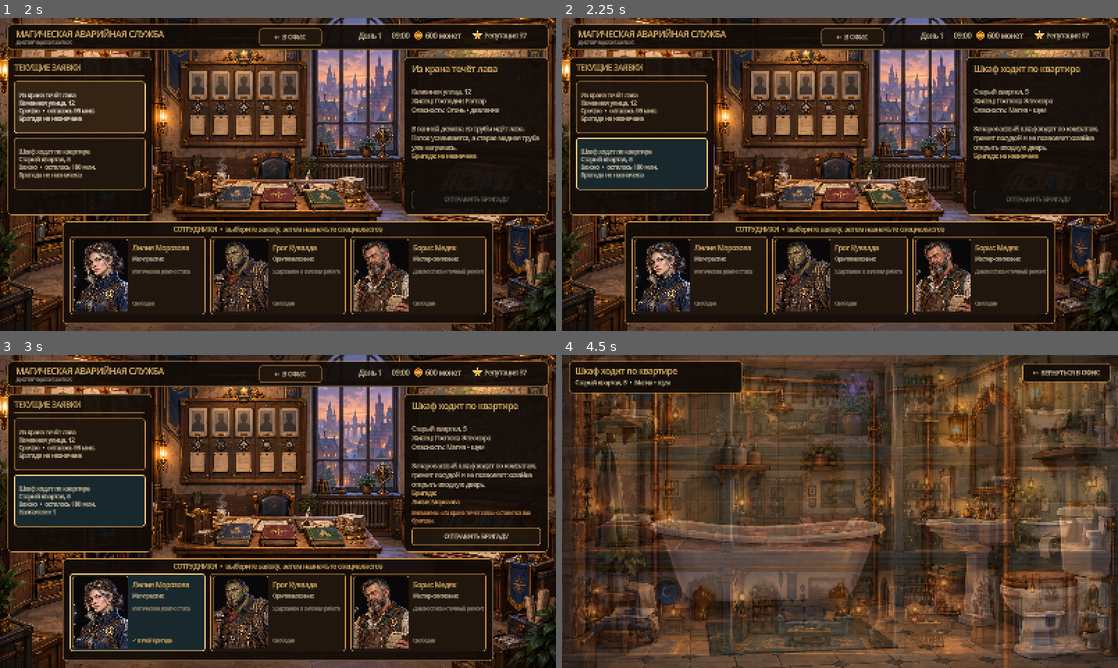
Above: before the commit, frames 1-4 (two rows, left to right).
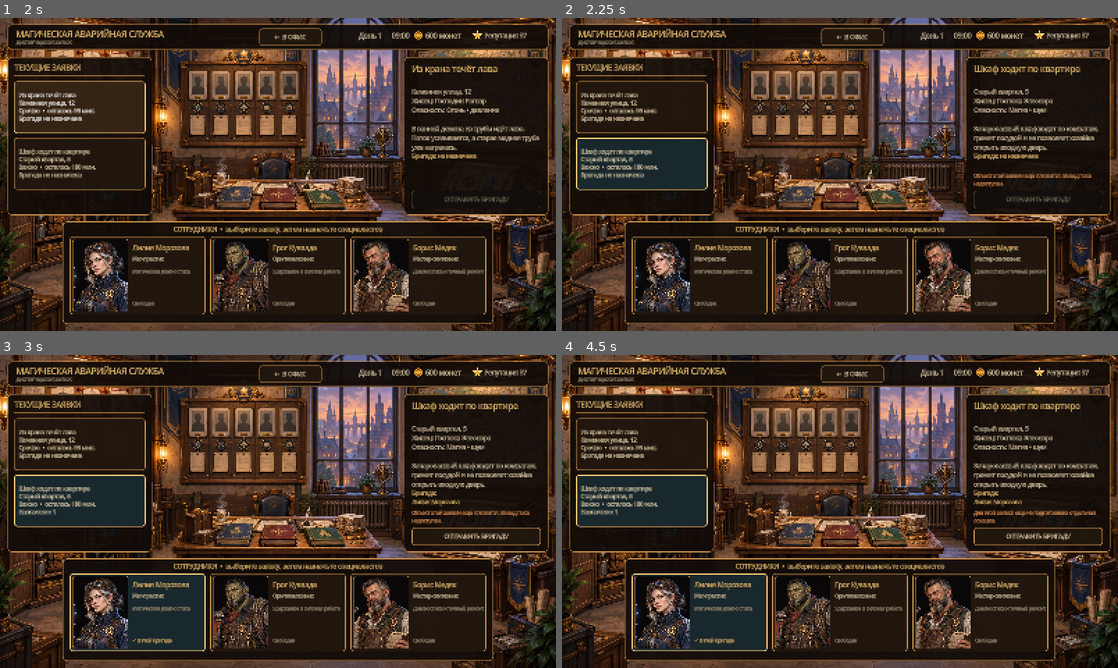
Above: after the commit, the same moments.

Repository: Dasha1532/MagicEmergencyService
Game: Godot game, scene res://scenes/TitleScreen.tscn
Two runs of this game, one before a commit and one after it. Both use one fixed random seed, a clock stepped at 60 frames per second and the inputs below.
Inputs (mouse positions are in pixels of both pictures, inside the frame that each line leads up to):
- Up to frame 1 (2 s): click "＋ НОВАЯ ИГРА" at 0.5 s; click "Из крана течёт лава Каменная …" at 1.25 s
- Up to frame 2 (2.25 s): click "Шкаф ходит по квартире Старый…" at 2 s
- Up to frame 3 (3 s): click "Лилия Морозова" at 2.75 s
- Up to frame 4 (4.5 s): click "ОТПРАВИТЬ БРИГАДУ" at 3.5 s; click (1062, 401) at 4.27 s

Frame 1 is identical in both runs. In frame 2, 0.3% of the frame differs, in the area x 74-96%, y 49-55%; in frame 3, 0.2%; in frame 4, 82%, in the area x 0-100%, y 0-100%.

Commit message:
Persist repair state by job

Diff:
--- a/scripts/game_state.gd
+++ b/scripts/game_state.gd
@@ -4,7 +4,7 @@
 
 const STARTING_EMPLOYEES: PackedStringArray = ["liliya", "grog", "boris"]
 const EMPLOYEE_ORDER: PackedStringArray = ["liliya", "grog", "boris", "nika", "felix"]
-const SAVE_VERSION: int = 3
+const SAVE_VERSION: int = 4
 const SAVE_PATH: String = "user://savegame.json"
 const SUPPLY_ITEMS: Dictionary = {
 	&"animation_kit": {
@@ -35,6 +35,7 @@
 var completed_job_ids: PackedStringArray = PackedStringArray()
 var job_reports: Array = []
 var pending_job_report: Dictionary = {}
+var job_repair_states: Dictionary = {}
 
 var employees: Dictionary = {
 	&"liliya": {
@@ -132,6 +133,7 @@
 		"time_left": 95,
 		"danger": "Огонь • давление",
 		"base_reward": 500,
+		"repair_scene": "res://scenes/RepairHouse.tscn",
 		"assigned": PackedStringArray(),
 	},
 	&"walking_wardrobe": {
@@ -143,6 +145,7 @@
 		"time_left": 180,
 		"danger": "Магия • шум",
 		"base_reward": 420,
+		"repair_scene": "",
 		"assigned": PackedStringArray(),
 	},
 }
@@ -287,8 +290,35 @@
 	return {}
 
 
+func get_job_repair_scene(job_id: StringName) -> String:
+	if not jobs.has(job_id):
+		return ""
+	return str(jobs[job_id].get("repair_scene", ""))
+
+
+func get_active_job_repair_scene() -> String:
+	return get_job_repair_scene(active_job_id)
+
+
+func get_job_repair_state(job_id: StringName) -> Dictionary:
+	var state: Variant = job_repair_states.get(String(job_id), {})
+	if state is Dictionary:
+		var state_dictionary: Dictionary = state
+		return state_dictionary.duplicate(true)
+	return {}
+
+
+func set_job_repair_state(job_id: StringName, repair_state: Dictionary) -> void:
+	if not jobs.has(job_id) or completed_job_ids.has(String(job_id)):
+		return
+	job_repair_states[String(job_id)] = repair_state.duplicate(true)
+	state_changed.emit()
+
+
 func begin_job(job_id: StringName) -> bool:
 	if not jobs.has(job_id) or completed_job_ids.has(String(job_id)):
+		return false
+	if get_job_repair_scene(job_id).is_empty():
 		return false
 	var assigned: PackedStringArray = jobs[job_id]["assigned"]
 	if assigned.is_empty():
@@ -332,6 +362,7 @@
 		"actions": result.get("actions", []),
 	}
 	job_reports.append(pending_job_report.duplicate(true))
+	job_repair_states.erase(String(completed_id))
 	active_job_id = &""
 	_update_employee_statuses()
 	state_changed.emit()
@@ -362,6 +393,7 @@
 	completed_job_ids = PackedStringArray()
 	job_reports = []
 	pending_job_report = {}
+	job_repair_states = {}
 
 	for job_id: StringName in jobs:
 		var job: Dictionary = jobs[job_id]
@@ -416,6 +448,7 @@
 		"completed_job_ids": Array(completed_job_ids),
 		"job_reports": job_reports,
 		"pending_job_report": pending_job_report,
+		"job_repair_states": job_repair_states,
 		"job_assignments": job_assignments,
 		"employee_progress": employee_progress,
 	}
@@ -454,6 +487,8 @@
 	selected_job_id = loaded_selected if jobs.has(loaded_selected) else &"lava_leak"
 	var loaded_active := StringName(save_data.get("active_job_id", ""))
 	active_job_id = loaded_active if jobs.has(loaded_active) else &""
+	if not active_job_id.is_empty() and get_active_job_repair_scene().is_empty():
+		active_job_id = &""
 
 	owned_supply_items = PackedStringArray()
 	var loaded_supply_items: Array = save_data.get("owned_supply_items", [])
@@ -483,6 +518,16 @@
 	else:
 		pending_job_report = {}
 
+	job_repair_states = {}
+	var loaded_repair_states: Variant = save_data.get("job_repair_states", {})
+	if loaded_repair_states is Dictionary:
+		for loaded_job_id: Variant in loaded_repair_states:
+			var repair_job_id := StringName(str(loaded_job_id))
+			var loaded_state: Variant = loaded_repair_states[loaded_job_id]
+			if jobs.has(repair_job_id) and not completed_job_ids.has(String(repair_job_id)) and loaded_state is Dictionary:
+				var loaded_state_dictionary: Dictionary = loaded_state
+				job_repair_states[String(repair_job_id)] = loaded_state_dictionary.duplicate(true)
+
 	var job_assignments: Dictionary = save_data.get("job_assignments", {})
 	for job_id: StringName in jobs:
 		var job: Dictionary = jobs[job_id]
--- a/scripts/office_dashboard.gd
+++ b/scripts/office_dashboard.gd
@@ -908,7 +908,9 @@
 		assignment_label.text = "Бригада:\n%s" % ", ".join(names)
 
 	warning_label.text = ""
-	if not assigned.is_empty():
+	if game_state.get_job_repair_scene(selected_job_id).is_empty():
+		warning_label.text = "Объект этой заявки ещё готовится. Выезд пока недоступен."
+	elif not assigned.is_empty():
 		for other_job_id: StringName in game_state.jobs:
 			if other_job_id == selected_job_id:
 				continue
@@ -932,8 +934,12 @@
 
 
 func _depart() -> void:
+	var repair_scene: String = game_state.get_job_repair_scene(selected_job_id)
+	if repair_scene.is_empty():
+		warning_label.text = "Для этой заявки ещё не подготовлена отдельная локация."
+		return
 	if game_state.begin_job(selected_job_id):
-		get_tree().change_scene_to_file("res://scenes/RepairHouse.tscn")
+		get_tree().change_scene_to_file(repair_scene)
 
 
 func _panel(panel_position: Vector2, panel_size: Vector2, radius: int) -> Panel:
--- a/scripts/pause_menu.gd
+++ b/scripts/pause_menu.gd
@@ -214,8 +214,9 @@
 	overlay.visible = false
 	get_tree().paused = false
 	var target_scene := "res://scenes/main.tscn"
-	if not game_state.active_job_id.is_empty():
-		target_scene = "res://scenes/RepairHouse.tscn"
+	var repair_scene: String = game_state.get_active_job_repair_scene()
+	if not repair_scene.is_empty():
+		target_scene = repair_scene
 	get_tree().change_scene_to_file(target_scene)
 
 
--- a/scripts/repair_house.gd
+++ b/scripts/repair_house.gd
@@ -17,6 +17,7 @@
 @onready var repair_hud: Control = $Interface/RepairHUD
 @onready var feedback_panel: Panel = $Interface/ActionFeedback
 @onready var feedback_label: Label = $Interface/ActionFeedback/Message
+@onready var game_state: Node = get_node("/root/GameState")
 
 var simulation: RepairSimulation
 var selected_tool_id: StringName = &"freeze"
@@ -24,7 +25,11 @@
 
 
 func _ready() -> void:
+	if game_state.active_job_id != &"lava_leak":
+		get_tree().change_scene_to_file("res://scenes/main.tscn")
+		return
 	simulation = RepairSimulationScript.new()
+	simulation.load_state(game_state.get_job_repair_state(game_state.active_job_id))
 	_configure_buttons()
 	bathroom_hotspot.pressed.connect(_open_bathroom)
 	back_to_house_button.pressed.connect(_show_house_overview)
@@ -34,7 +39,7 @@
 	lava_faucet.selected.connect(_apply_selected_action)
 	selected_tool_id = tool_bar.get_selected_tool_id()
 	selected_employee_id = repair_hud.get_selected_employee_id()
-	repair_hud.set_completion_ready(false)
+	_restore_repair_state()
 	_show_house_overview(false)
 
 
@@ -122,15 +127,29 @@
 		lava_faucet.show_overheated_state()
 	_show_feedback(str(result["message"]), not bool(result["applied"]))
 	repair_hud.set_completion_ready(bool(result["resolved"]))
+	game_state.set_job_repair_state(game_state.active_job_id, simulation.get_state())
 
 
 func _attempt_complete_job() -> void:
 	if not simulation.is_resolved():
 		_show_feedback("Работу нельзя завершить: лава всё ещё течёт.", true)
 		return
-	var game_state: Node = get_node("/root/GameState")
 	if game_state.complete_active_job(simulation.get_completion_result()):
 		get_tree().change_scene_to_file("res://scenes/main.tscn")
+
+
+func _restore_repair_state() -> void:
+	var visual_state: StringName = simulation.world_object.get("visual_state", &"emergency")
+	if visual_state == &"repaired":
+		lava_faucet.show_repaired_state()
+		_show_feedback("Кран исправен. Работу можно завершить.")
+	elif visual_state == &"overheated":
+		lava_faucet.show_overheated_state()
+		_show_feedback("Кран перегрет. Остановите поток лавы перед завершением работы.", true)
+	else:
+		lava_faucet.show_emergency_state()
+		_show_feedback("Выберите действие сотрудника и примените его к аварийному крану.")
+	repair_hud.set_completion_ready(simulation.is_resolved())
 
 
 func _show_feedback(message: String, is_warning: bool = false) -> void:
--- a/scripts/repair_simulation.gd
+++ b/scripts/repair_simulation.gd
@@ -30,6 +30,39 @@
 	"visual_state": &"emergency",
 }
 var action_log: Array[Dictionary] = []
+
+
+func load_state(saved_state: Dictionary) -> void:
+	if saved_state.is_empty():
+		return
+	var saved_object: Variant = saved_state.get("world_object", {})
+	if saved_object is Dictionary:
+		var saved_object_dictionary: Dictionary = saved_object
+		var restored_object: Dictionary = saved_object_dictionary.duplicate(true)
+		var restored_tags := PackedStringArray()
+		for tag: Variant in restored_object.get("tags", []):
+			restored_tags.append(str(tag))
+		restored_object["tags"] = restored_tags
+		restored_object["definition_id"] = StringName(str(restored_object.get("definition_id", "lava_faucet")))
+		restored_object["visual_state"] = StringName(str(restored_object.get("visual_state", "emergency")))
+		world_object.merge(restored_object, true)
+
+	action_log.clear()
+	var saved_actions: Variant = saved_state.get("action_log", [])
+	if saved_actions is Array:
+		for saved_action: Variant in saved_actions:
+			if saved_action is Dictionary:
+				var saved_action_dictionary: Dictionary = saved_action
+				action_log.append(saved_action_dictionary.duplicate(true))
+
+
+func get_state() -> Dictionary:
+	var saved_object := world_object.duplicate(true)
+	saved_object["tags"] = Array(_tags())
+	return {
+		"world_object": saved_object,
+		"action_log": action_log.duplicate(true),
+	}
 
 
 func apply_action(employee_id: StringName, action_id: StringName) -> Dictionary:
--- a/scripts/title_screen.gd
+++ b/scripts/title_screen.gd
@@ -223,8 +223,9 @@
 		status_label.text = "Не удалось загрузить сохранение. Код ошибки: %d" % error
 		return
 	var target_scene := "res://scenes/main.tscn"
-	if not game_state.active_job_id.is_empty():
-		target_scene = "res://scenes/RepairHouse.tscn"
+	var repair_scene: String = game_state.get_active_job_repair_scene()
+	if not repair_scene.is_empty():
+		target_scene = repair_scene
 	get_tree().change_scene_to_file(target_scene)
 
 
Not shown, changed: docs/TECHNICAL_DESIGN.md
